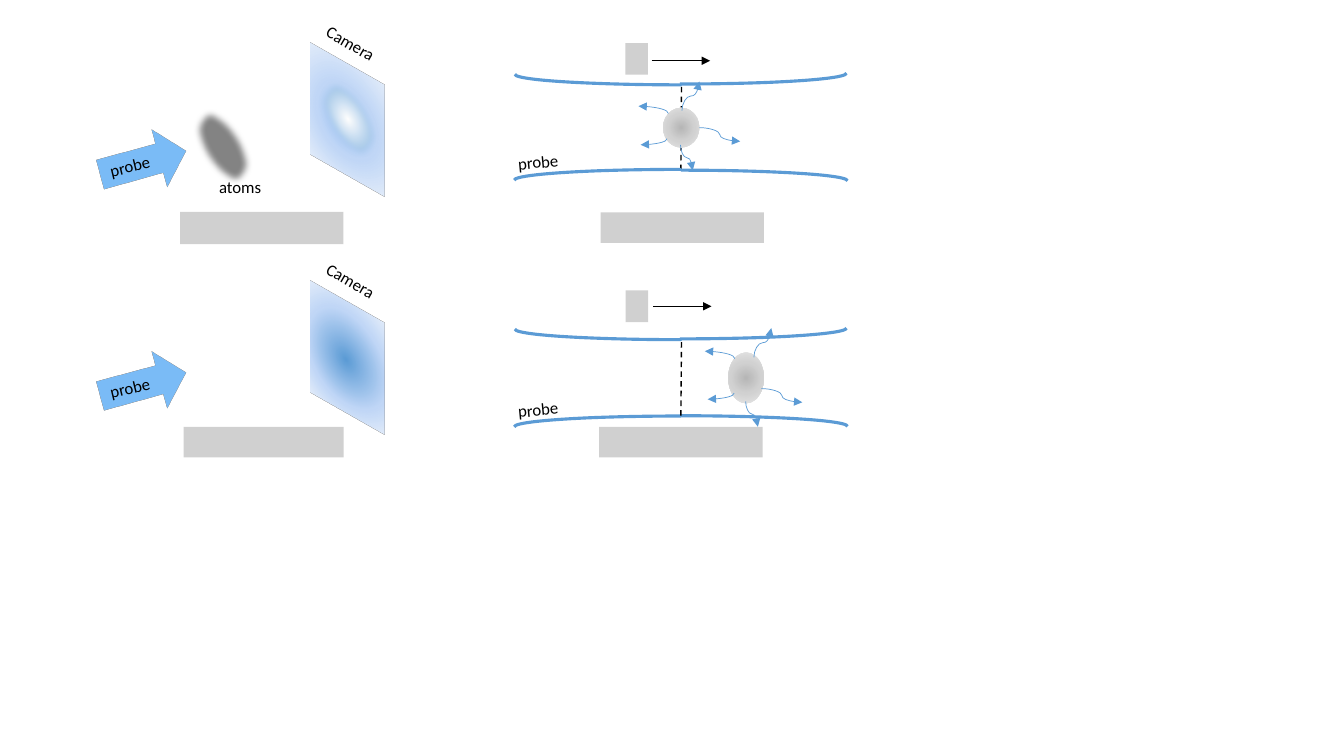
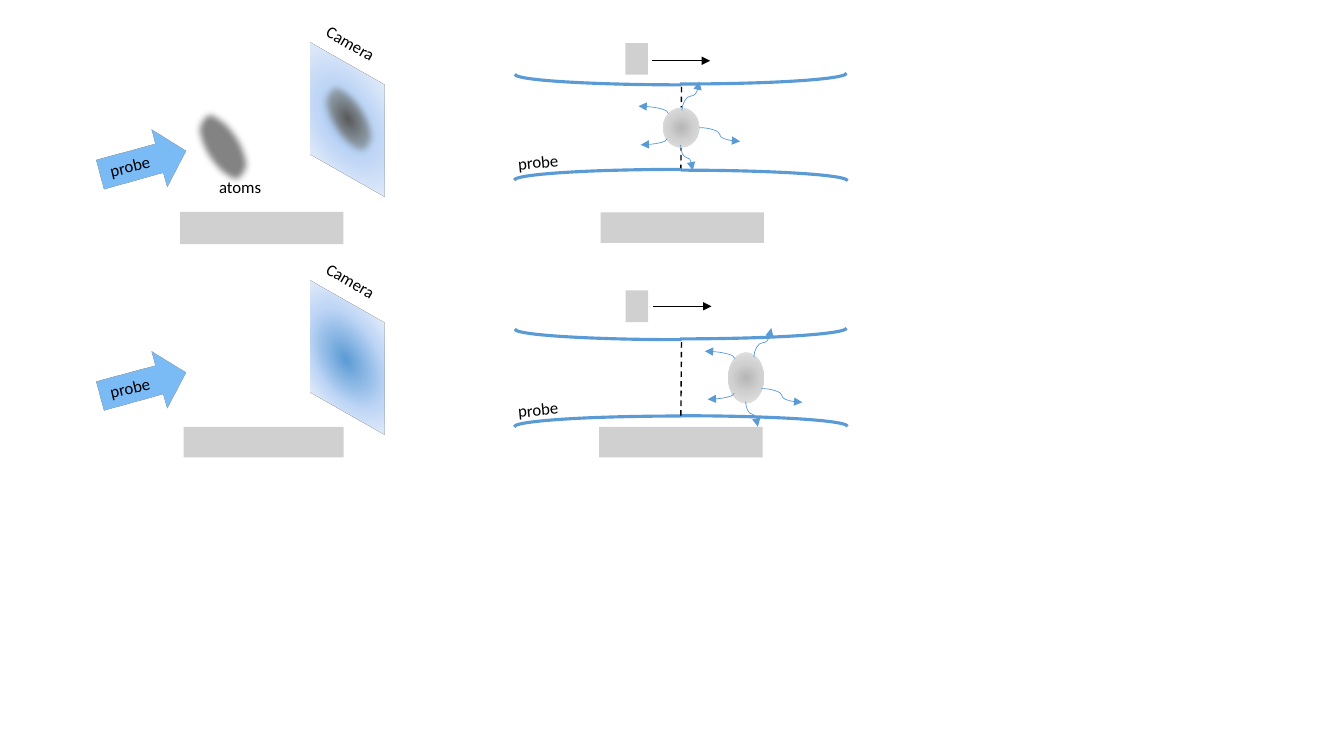
Before and after one commit to dgenkina/ImagingPaper, a slide deck: slide 1 of Picture1ab.pptx. Drawn at 1344x756 pixels with LibreOffice and Linux fonts; fonts in the diff are those of the drawing; grey boxes stand for pictures. Boxes give left, top, right and bottom in pixels: in the first picture for what was removed or moved away, otherwise in the second. Text is boxed around its words. In the diff, an @@ line names an element or a change of style, - is before the commit and + after.

```diff
--- a/Picture1ab.pptx
+++ b/Picture1ab.pptx
@@ rectangle at bbox=[295, 51, 400, 189]: outline #43739E 1 pt to #000000 1 pt @@
@@ ellipse at bbox=[307, 75, 392, 163]: fill gradient #FFFFFF to #5B9BD5 to gradient #595959 to #BDD7EE @@
```
Also in this commit, not shown: 7 other files.
